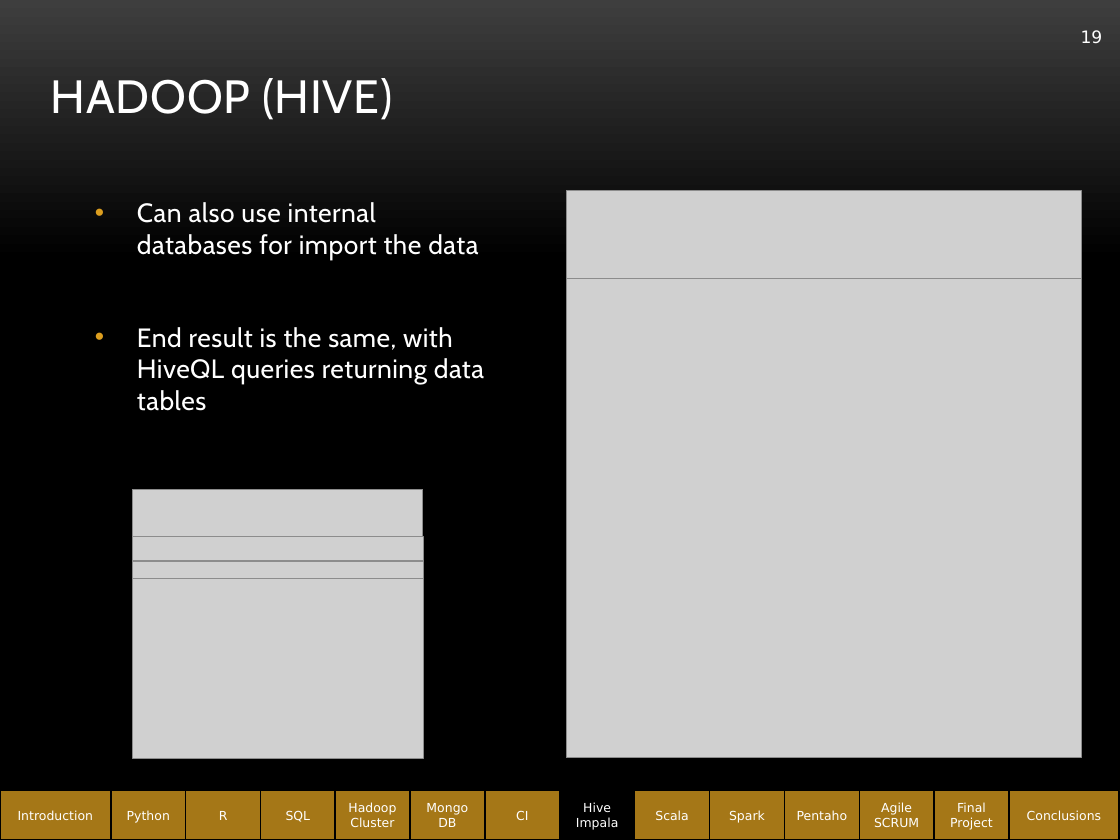
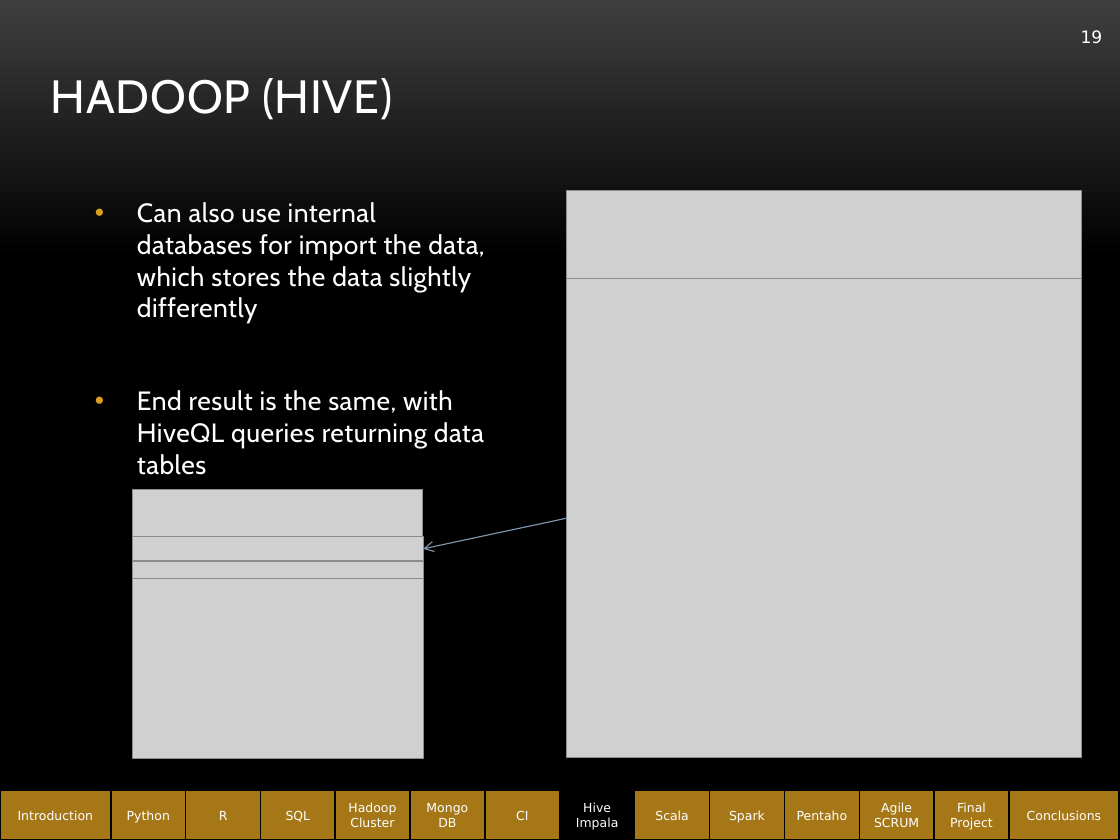
Before and after one commit to abe1ge/teletubbiesQAC, a slide deck: slide 19 of FinalPresentation.pptx. Drawn at 1120x840 pixels with LibreOffice and Linux fonts; fonts in the diff are those of the drawing; grey boxes stand for pictures; background and template pictures are left out. Boxes give left, top, right and bottom in pixels: in the first picture for what was removed or moved away, otherwise in the second. Text is boxed around its words. In the diff, an @@ line names an element or a change of style, - is before the commit and + after.

```diff
--- a/FinalPresentation.pptx
+++ b/FinalPresentation.pptx
@@ text at <box>137,202,484,323</box>: text changed @@
-• Can also use internal databases for import the data
+• Can also use internal databases for import the data, which stores the data slightly differently
@@ arrow added from (567, 519) to (423, 549), #7E97AD 0.75 pt @@
```
Also in this commit, not shown: 16 other slides changed.
